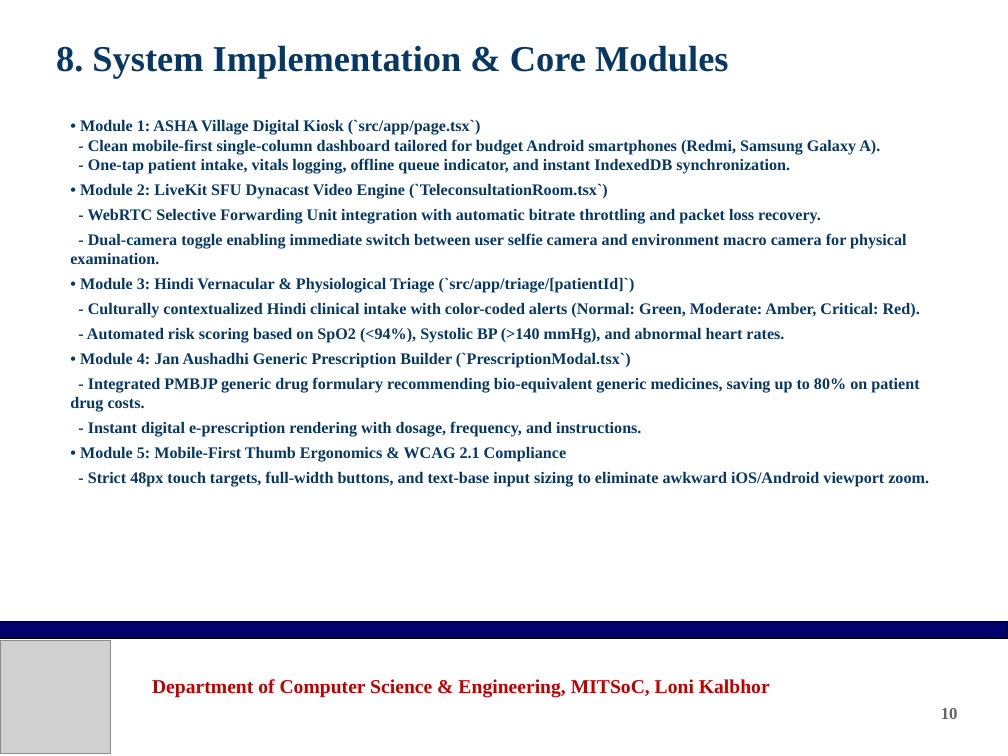
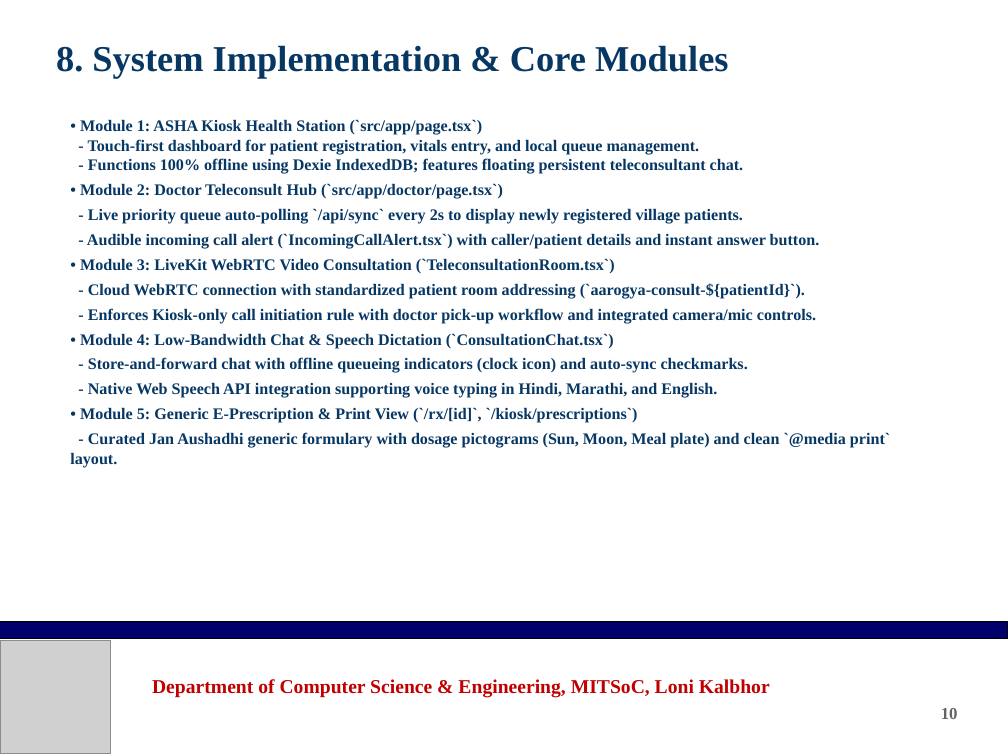
Before and after one commit to prodsumo-sumedh/Null_Pointers, a slide deck: slide 10 of AarogyaSangam_Project_Presentation.pptx. Drawn at 1008x756 pixels with LibreOffice and Linux fonts; fonts in the diff are those of the drawing; grey boxes stand for pictures; background and template pictures are left out. Boxes give left, top, right and bottom in pixels: in the first picture for what was removed or moved away, otherwise in the second. Text is boxed around its words. In the diff, an @@ line names an element or a change of style, - is before the commit and + after.

```diff
--- a/AarogyaSangam_Project_Presentation.pptx
+++ b/AarogyaSangam_Project_Presentation.pptx
@@ text at bbox=[70, 119, 890, 468]: text changed @@
-• Module 1: ASHA Village Digital Kiosk (`src/app/page.tsx`)
-- Clean mobile-first single-column dashboard tailored for budget Android smartphones (Redmi, Samsung Galaxy A).
-- One-tap patient intake, vitals logging, offline queue indicator, and instant IndexedDB synchronization.
-• Module 2: LiveKit SFU Dynacast Video Engine (`TeleconsultationRoom.tsx`)
-- WebRTC Selective Forwarding Unit integration with automatic bitrate throttling and packet loss recovery.
-- Dual-camera toggle enabling immediate switch between user selfie camera and environment macro camera for physical examination.
-• Module 3: Hindi Vernacular & Physiological Triage (`src/app/triage/[patientId]`)
-- Culturally contextualized Hindi clinical intake with color-coded alerts (Normal: Green, Moderate: Amber, Critical: Red).
-- Automated risk scoring based on SpO2 (<94%), Systolic BP (>140 mmHg), and abnormal heart rates.
-• Module 4: Jan Aushadhi Generic Prescription Builder (`PrescriptionModal.tsx`)
-- Integrated PMBJP generic drug formulary recommending bio-equivalent generic medicines, saving up to 80% on patient drug costs.
-- Instant digital e-prescription rendering with dosage, frequency, and instructions.
-• Module 5: Mobile-First Thumb Ergonomics & WCAG 2.1 Compliance
-- Strict 48px touch targets, full-width buttons, and text-base input sizing to eliminate awkward iOS/Android viewport zoom.
+• Module 1: ASHA Kiosk Health Station (`src/app/page.tsx`)
+- Touch-first dashboard for patient registration, vitals entry, and local queue management.
+- Functions 100% offline using Dexie IndexedDB; features floating persistent teleconsultant chat.
+• Module 2: Doctor Teleconsult Hub (`src/app/doctor/page.tsx`)
+- Live priority queue auto-polling `/api/sync` every 2s to display newly registered village patients.
+- Audible incoming call alert (`IncomingCallAlert.tsx`) with caller/patient details and instant answer button.
+• Module 3: LiveKit WebRTC Video Consultation (`TeleconsultationRoom.tsx`)
+- Cloud WebRTC connection with standardized patient room addressing (`aarogya-consult-${patientId}`).
+- Enforces Kiosk-only call initiation rule with doctor pick-up workflow and integrated camera/mic controls.
+• Module 4: Low-Bandwidth Chat & Speech Dictation (`ConsultationChat.tsx`)
+- Store-and-forward chat with offline queueing indicators (clock icon) and auto-sync checkmarks.
+- Native Web Speech API integration supporting voice typing in Hindi, Marathi, and English.
+• Module 5: Generic E-Prescription & Print View (`/rx/[id]`, `/kiosk/prescriptions`)
+- Curated Jan Aushadhi generic formulary with dosage pictograms (Sun, Moon, Meal plate) and clean `@media print` layout.
```
Also in this commit, not shown: 10 other slides changed, 3 other files.
